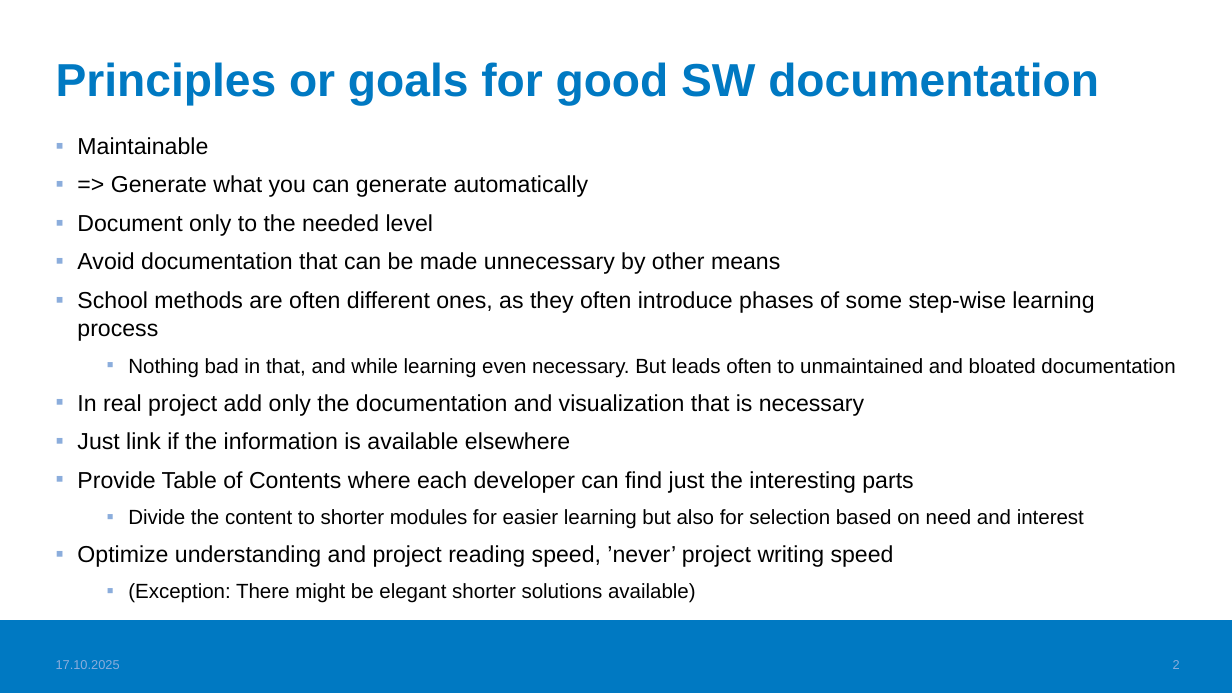
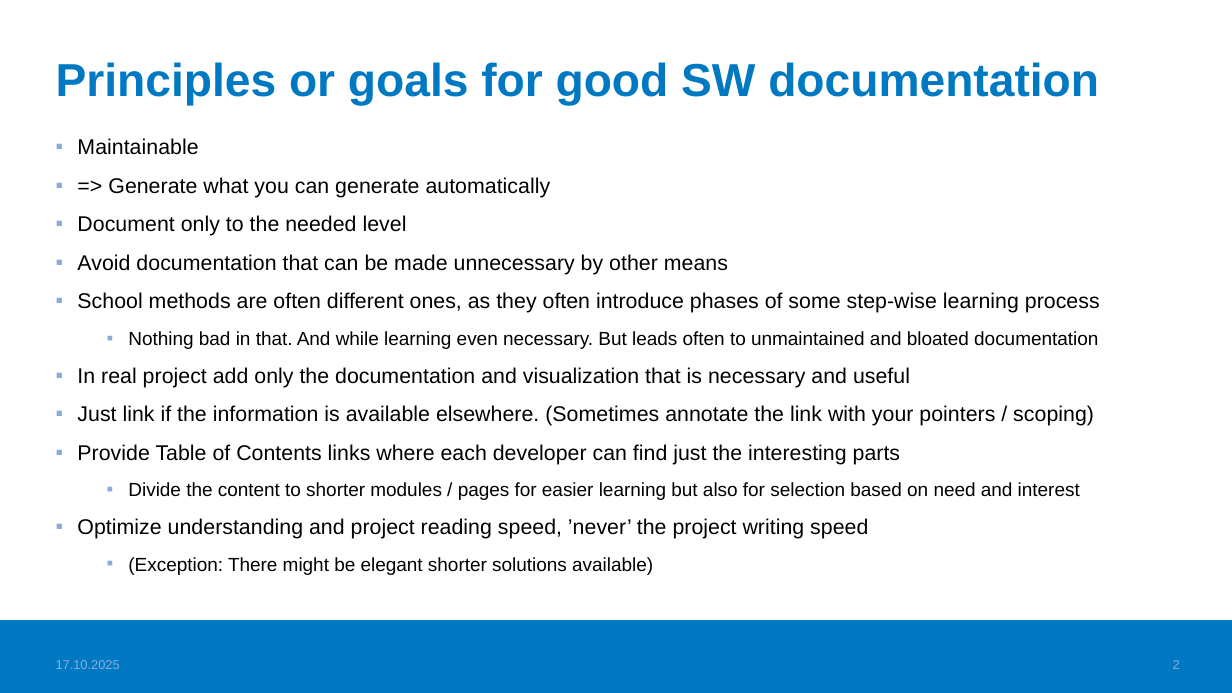
Before and after one commit to valju/share, a slide deck: slide 2 of 06_architectures_patterns_documentation/documentation_principles_for_sw_projects.pptx. Drawn at 1232x693 pixels with LibreOffice and Linux fonts; fonts in the diff are those of the drawing; background and template pictures are left out. Boxes give left, top, right and bottom in pixels: in the first picture for what was removed or moved away, otherwise in the second. Text is boxed around its words. In the diff, an @@ line names an element or a change of style, - is before the commit and + after.

Commit message:
documentation philosophy improved

```diff
--- a/06_architectures_patterns_documentation/documentation_principles_for_sw_projects.pptx
+++ b/06_architectures_patterns_documentation/documentation_principles_for_sw_projects.pptx
@@ text at (77, 138, 1100, 575): size 18 to 16.6 pt in "Maintainable", "=> Generate what you can generate automatically", "Document only to the needed level", "Avoid documentation that can be made unnecessary ..." and 1 more places; size 16 to 14.8 pt in "(Exception: There might be elegant shorter solutions ..." @@
@@ text at (77, 331, 1098, 539): text changed; size 18 to 16.6 pt @@
-  ▪ Nothing bad in that, and while learning even necessary. But leads often to unmaintained and bloated documentation
-▪ In real project add only the documentation and visualization that is necessary
-▪ Just link if the information is available elsewhere
-▪ Provide Table of Contents where each developer can find just the interesting parts
-  ▪ Divide the content to shorter modules for easier learning but also for selection based on need and interest
-▪ Optimize understanding and project reading speed, ’never’ project writing speed
+  ▪ Nothing bad in that. And while learning even necessary. But leads often to unmaintained and bloated documentation
+▪ In real project add only the documentation and visualization that is necessary and useful
+▪ Just link if the information is available elsewhere. (Sometimes annotate the link with your pointers / scoping)
+▪ Provide Table of Contents links where each developer can find just the interesting parts
+  ▪ Divide the content to shorter modules / pages for easier learning but also for selection based on need and interest
+▪ Optimize understanding and project reading speed, ’never’ the project writing speed
```
Also in this commit, not shown: 6 other slides changed, 1 other file.
